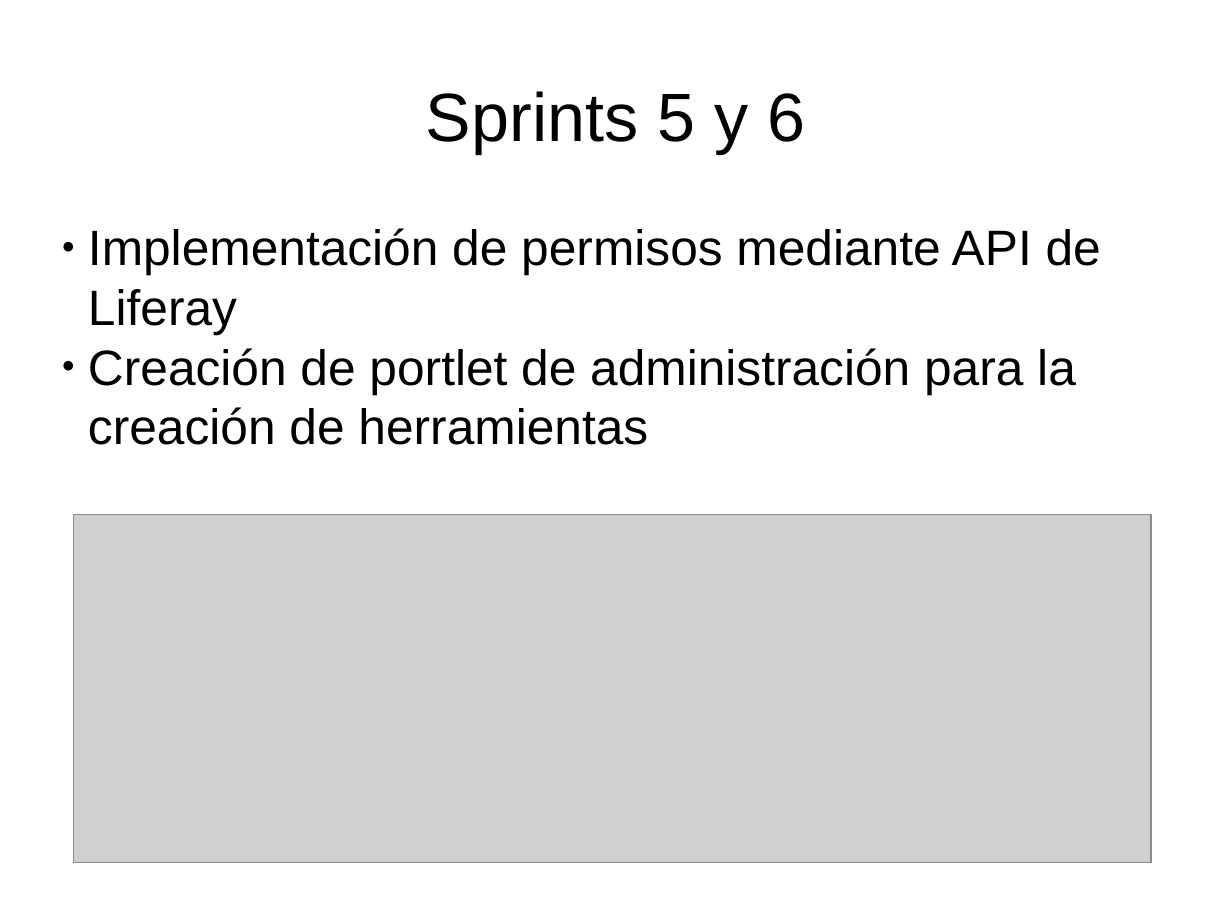
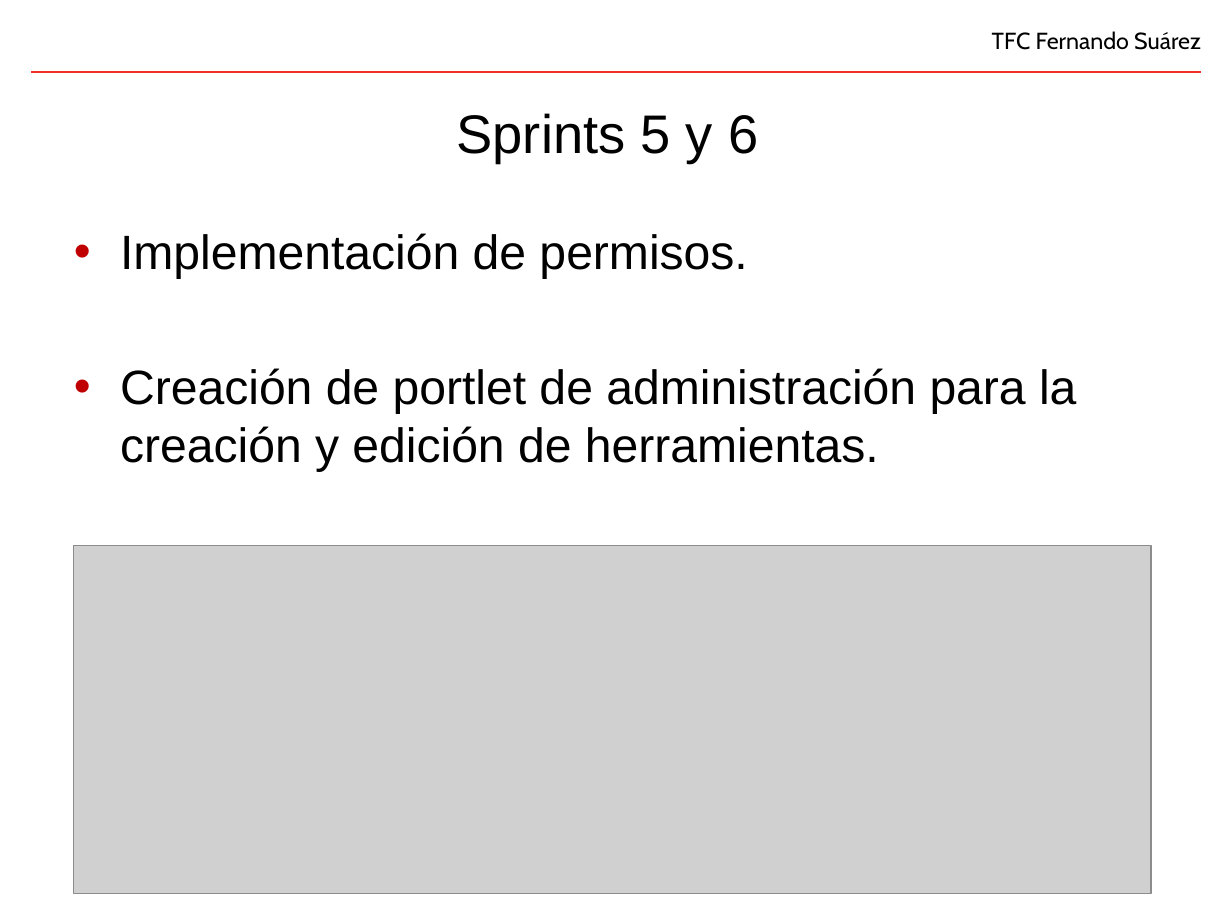
Before and after one commit to fsuarezj/toolBuilder-portlet, a slide deck: slide 18 of doc/presentation/presentacion.pptx (slide 20 before the commit). Drawn at 1232x924 pixels with LibreOffice and Linux fonts; fonts in the diff are those of the drawing; grey boxes stand for pictures; background and template pictures are left out. Boxes give left, top, right and bottom in pixels: in the first picture for what was removed or moved away, otherwise in the second. Text is boxed around its words. In the diff, an @@ line names an element or a change of style, - is before the commit and + after.

```diff
--- a/doc/presentation/presentacion.pptx
+++ b/doc/presentation/presentacion.pptx
@@ title "Sprints 5 y 6": place and size @@
-title "Sprints 5 y 6" at [426, 91, 805, 153]
+title "Sprints 5 y 6" at [457, 113, 758, 163]
@@ title "Sprints 5 y 6" at [457, 113, 758, 163]: size 44 to 35 pt @@
@@ text added at [992, 31, 1201, 50], 15 pt, text #000000 @@
+TFC Fernando Suárez
@@ line added from (1202, 72) to (31, 72), #EE3124 1.5 pt @@
@@ text at [120, 233, 1076, 472]: text changed; size 32 to 31 pt @@
-● Implementación de permisos mediante API de Liferay
-● Creación de portlet de administración para la creación de herramientas
+• Implementación de permisos.
+• Creación de portlet de administración para la creación y edición de herramientas.
@@ picture: place and size @@
-picture at [73, 514, 1152, 862]
+picture at [73, 546, 1152, 893]
```
Also in this commit, not shown: 18 other slides changed, 4 slides added, 5 slides removed, 2 other files.
